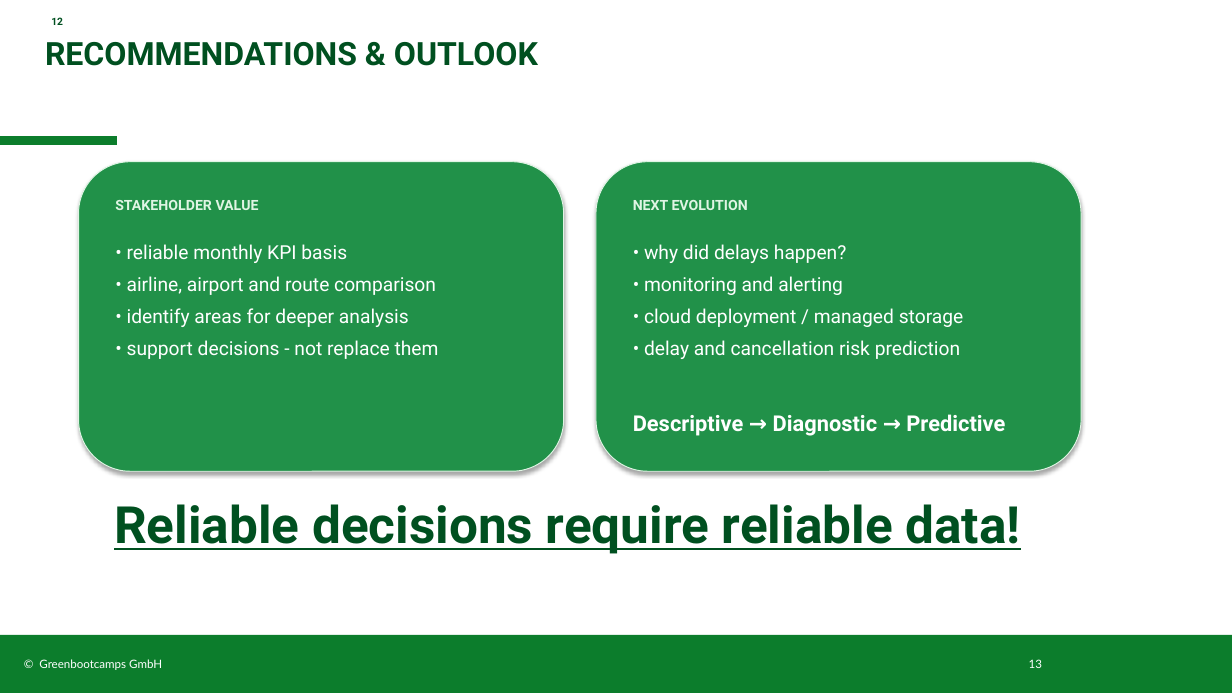
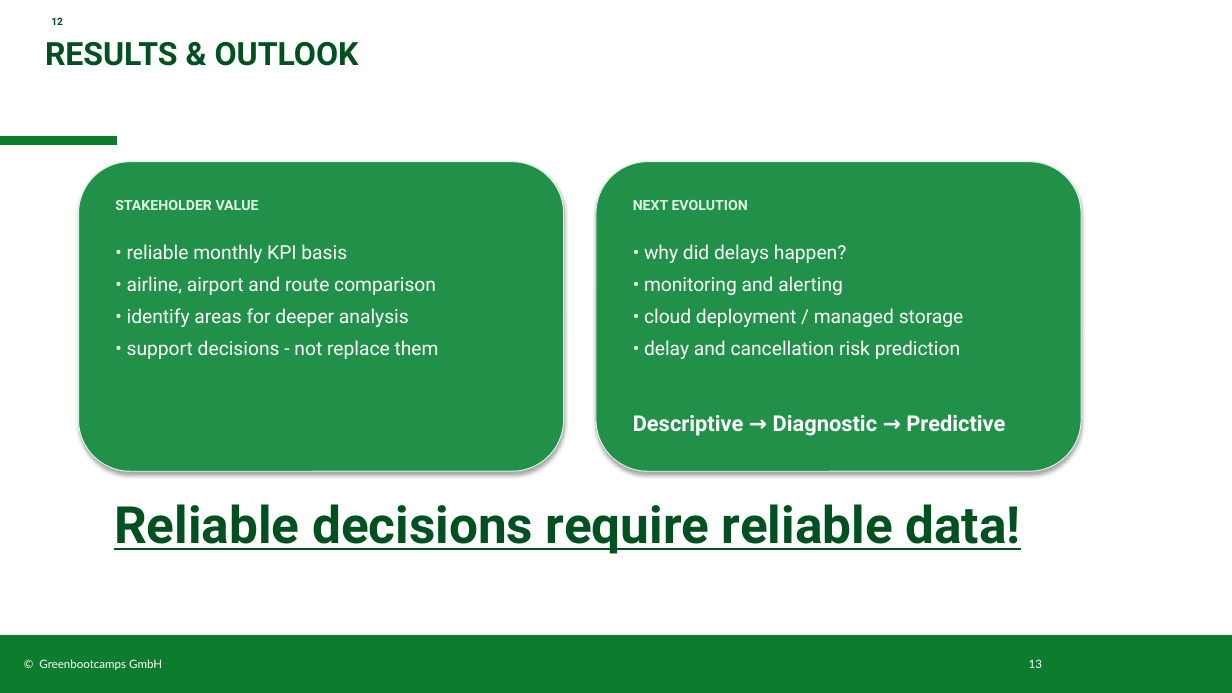
Before and after one commit to Peter-SQL/airline-operations-pipeline, a slide deck: slide 13 of docs/Airline_Reliability_PB.pptx. Drawn at 1232x693 pixels with LibreOffice and Linux fonts; fonts in the diff are those of the drawing; background and template pictures are left out. Boxes give left, top, right and bottom in pixels: in the first picture for what was removed or moved away, otherwise in the second. Text is boxed around its words. In the diff, an @@ line names an element or a change of style, - is before the commit and + after.

```diff
--- a/docs/Airline_Reliability_PB.pptx
+++ b/docs/Airline_Reliability_PB.pptx
@@ title at (x1=45, y1=42, x2=359, y2=66): text changed @@
-RECOMMENDATIONS & OUTLOOK
+RESULTS & OUTLOOK
```
Also in this commit, not shown: 2 other slides changed, 1 slide added, 1 slide removed, 5 other files.
